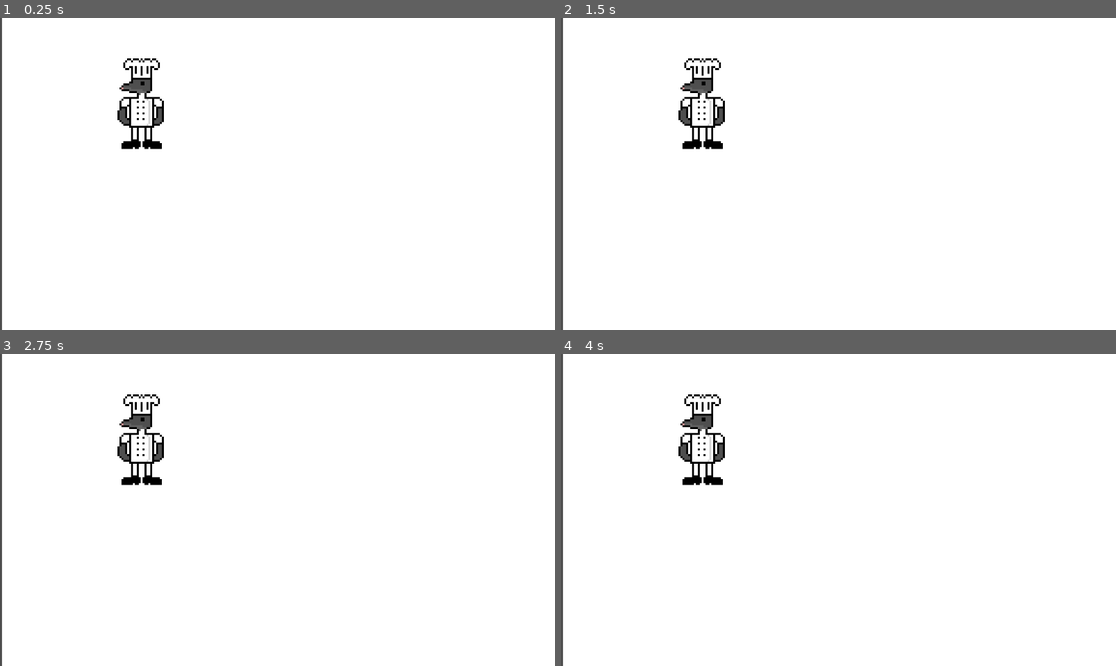
Above: before the commit, frames 1-4 (two rows, left to right).
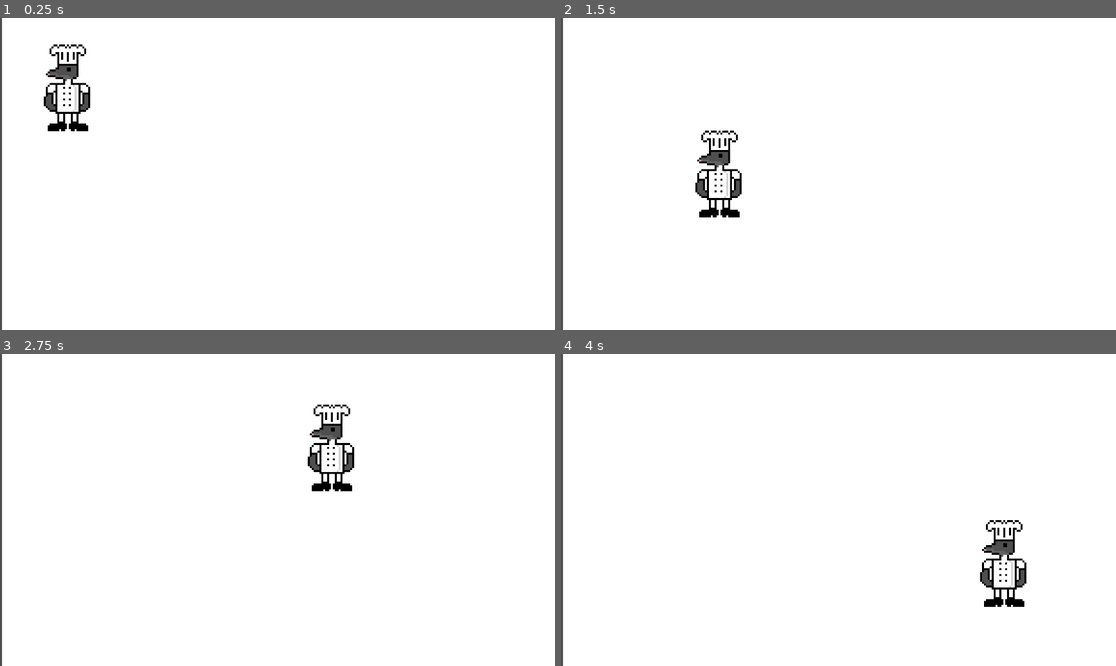
Above: after the commit, the same moments.

Repository: Largester/m.i.c.e
Game: Godot game, scene res://game.tscn
The game is run twice, just before and just after one commit, with the same random seed, the same clock (stepped at 60 frames per second) and the same inputs.
Inputs (mouse positions are in pixels of both pictures, inside the frame that each line leads up to):
- Up to frame 1 (0.25 s): no input
- Up to frame 2 (1.5 s): drag from (699, 105) to (894, 105) at 0.52 s; drag from (727, 189) to (699, 105) at 1.27 s
- Up to frame 3 (2.75 s): move the mouse to (333, 441) at 2.02 s; press the mouse at (333, 441) at 2.03 s
- Up to frame 4 (4 s): release the mouse at (894, 441) at 2.75 s; drag from (810, 572) to (672, 463) at 2.77 s; move the mouse to (1005, 556) at 3.52 s; press the mouse at (1005, 556) at 3.53 s

The runs differ from the first frame. In frame 1, 2.1% of the frame differs, in the area x 7-30%, y 8-43%; in frame 2, 2.1%; in frame 3, 2.1%, in the area x 21-64%, y 12-45%; in frame 4, 2.1%.
Error before the commit: Invalid call. Nonexistent function 'select' in base 'Node2D (mouse.gd)'. (res://scenes/mouse.gd:12)

Commit message:
second check

Diff:
--- /dev/null
+++ b/cooking_area.tscn
@@ -0,0 +1,3 @@
+[gd_scene format=3 uid="uid://dnh81rupe00d8"]
+
+[node name="CookingArea" type="Node2D"]
--- a/game.tscn
+++ b/game.tscn
@@ -20,5 +20,7 @@
 top_level = true
 position = Vector2(-70, -39)
 
-[node name="Marker2D" parent="." instance=ExtResource("2_e2o6t")]
-position = Vector2(-103, -63)
+[node name="Node" type="Node" parent="."]
+
+[node name="Marker2D" parent="Node" instance=ExtResource("2_e2o6t")]
+position = Vector2(-111, -49)
--- a/platform.tscn
+++ b/platform.tscn
@@ -5,7 +5,7 @@
 [sub_resource type="RectangleShape2D" id="RectangleShape2D_mi635"]
 size = Vector2(64, 64)
 
-[node name="platform" type="StaticBody2D" groups=["dropable", "zone"]]
+[node name="platform" type="StaticBody2D" groups=["zone"]]
 
 [node name="ColorRect" type="ColorRect" parent="."]
 anchors_preset = 8
--- a/project.godot
+++ b/project.godot
@@ -27,6 +27,7 @@
 
 dropable=""
 zone=""
+player=""
 
 [input]
 
--- a/scenes/mouse.gd
+++ b/scenes/mouse.gd
@@ -1,5 +1,4 @@
 extends Node2D
-@onready var marker_2d: Marker2D = $Marker2D
 
 var selected = false
 var rest_point
@@ -12,14 +11,11 @@
 	rest_nodes[0].select()
 
 
-func _on_Area_2D_input_event(viewport, event, shape_idx):
+func _physics_process(delta: float) -> void:
 	if Input.is_action_just_pressed("click"):
 		selected = true
-
-func _physics_process(delta: float) -> void:
 	if selected:
 		global_position = lerp(global_position, get_global_mouse_position(), 25 * delta)
-		look_at(get_global_mouse_position())
 	else:
 		global_position = lerp(global_position, rest_point, 10 * delta)
 		rotation = lerp_angle(rotation, 0, 10 * delta)
--- a/scenes/mouse.tscn
+++ b/scenes/mouse.tscn
@@ -21,18 +21,23 @@
 "texture": SubResource("AtlasTexture_iog6k")
 }],
 "loop": true,
-"name": &"default",
+"name": &"idle",
 "speed": 5.0
 }]
 
 [sub_resource type="RectangleShape2D" id="RectangleShape2D_law6f"]
 size = Vector2(22, 44)
 
-[node name="mouse" type="Node2D" groups=["zone"]]
+[node name="mouse" type="Node2D" groups=["player"]]
 script = ExtResource("1_ouscy")
 
+[node name="AnimationPlayer" type="AnimationPlayer" parent="."]
+
 [node name="AnimatedSprite2D" type="AnimatedSprite2D" parent="."]
+physics_interpolation_mode = 2
 sprite_frames = SubResource("SpriteFrames_dexx5")
+animation = &"idle"
+autoplay = "idle"
 
 [node name="Area2D" type="Area2D" parent="."]
 
--- a/scenes/test.tscn
+++ b/scenes/test.tscn
@@ -1,6 +1,6 @@
 [gd_scene load_steps=4 format=3 uid="uid://dndghy0ryuoct"]
 
-[ext_resource type="Script" uid="uid://d2dvrtnaery7" path="res://node_2d.gd" id="1_bl13t"]
+[ext_resource type="Script" uid="uid://d2dvrtnaery7" path="res://scripts/node_2d.gd" id="1_bl13t"]
 [ext_resource type="Texture2D" uid="uid://djl8u4kuef4ie" path="res://sprits/Mouse (1).png" id="2_iyx0m"]
 
 [sub_resource type="RectangleShape2D" id="RectangleShape2D_74lek"]
--- /dev/null
+++ b/scripts/game.gd
@@ -0,0 +1,11 @@
+extends Node2D
+
+
+# Called when the node enters the scene tree for the first time.
+func _ready() -> void:
+	pass # Replace with function body.
+
+
+# Called every frame. 'delta' is the elapsed time since the previous frame.
+func _process(delta: float) -> void:
+	pass
--- a/marker_2d.gd
+++ b/scripts/marker_2d.gd
@@ -1,7 +1,8 @@
 extends Marker2D
 
-func _daw():
-	draw_circle(Vector2.ZERO, 100, Color.RED)
+
+
+
 
 func select():
 	for child in get_tree().get_nodes_in_group("zone"):
--- /dev/null
+++ b/scripts/station.gd
@@ -0,0 +1,10 @@
+extends Area2D
+
+@onready var animation_player: AnimationPlayer = $AnimationPlayer
+
+func _on_Station_body_entered(body: Node2D) -> void:
+	if body.is_in_group("player"):
+		body.cooking()
+
+func _on_Station_body_exited(body: Node2D) -> void:
+	animation_player.play("idle")
--- a/snap_marker.tscn
+++ b/snap_marker.tscn
@@ -1,11 +1,11 @@
 [gd_scene load_steps=3 format=3 uid="uid://cbpmugmrvnged"]
 
-[ext_resource type="Script" uid="uid://cjckelkoowba4" path="res://marker_2d.gd" id="1_owwkk"]
+[ext_resource type="Script" uid="uid://cjckelkoowba4" path="res://scripts/marker_2d.gd" id="1_owwkk"]
 
 [sub_resource type="RectangleShape2D" id="RectangleShape2D_s8bxr"]
 size = Vector2(64, 64)
 
-[node name="Marker2D" type="Marker2D"]
+[node name="Marker2D" type="Marker2D" groups=["zone"]]
 script = ExtResource("1_owwkk")
 
 [node name="CollisionShape2D" type="CollisionShape2D" parent="." groups=["dropable"]]
--- /dev/null
+++ b/station.tscn
@@ -0,0 +1,14 @@
+[gd_scene load_steps=3 format=3 uid="uid://cyxg4wi5d0e8m"]
+
+[ext_resource type="Script" uid="uid://c6r3yj7n7r3nk" path="res://scripts/station.gd" id="1_xmj61"]
+[ext_resource type="PackedScene" uid="uid://cbpmugmrvnged" path="res://snap_marker.tscn" id="2_sum1q"]
+
+[node name="Station" type="Area2D"]
+script = ExtResource("1_xmj61")
+
+[node name="Marker2D" parent="." instance=ExtResource("2_sum1q")]
+
+[node name="AnimationPlayer" type="AnimationPlayer" parent="."]
+
+[connection signal="body_entered" from="." to="." method="_on_body_entered"]
+[connection signal="body_exited" from="." to="." method="_on_body_exited"]
Not shown, added: scripts/game.gd.uid
Renamed: marker_2d.gd.uid -> scripts/marker_2d.gd.uid
Renamed: node_2d.gd -> scripts/node_2d.gd
Renamed: node_2d.gd.uid -> scripts/node_2d.gd.uid
Not shown, added: scripts/station.gd.uid
